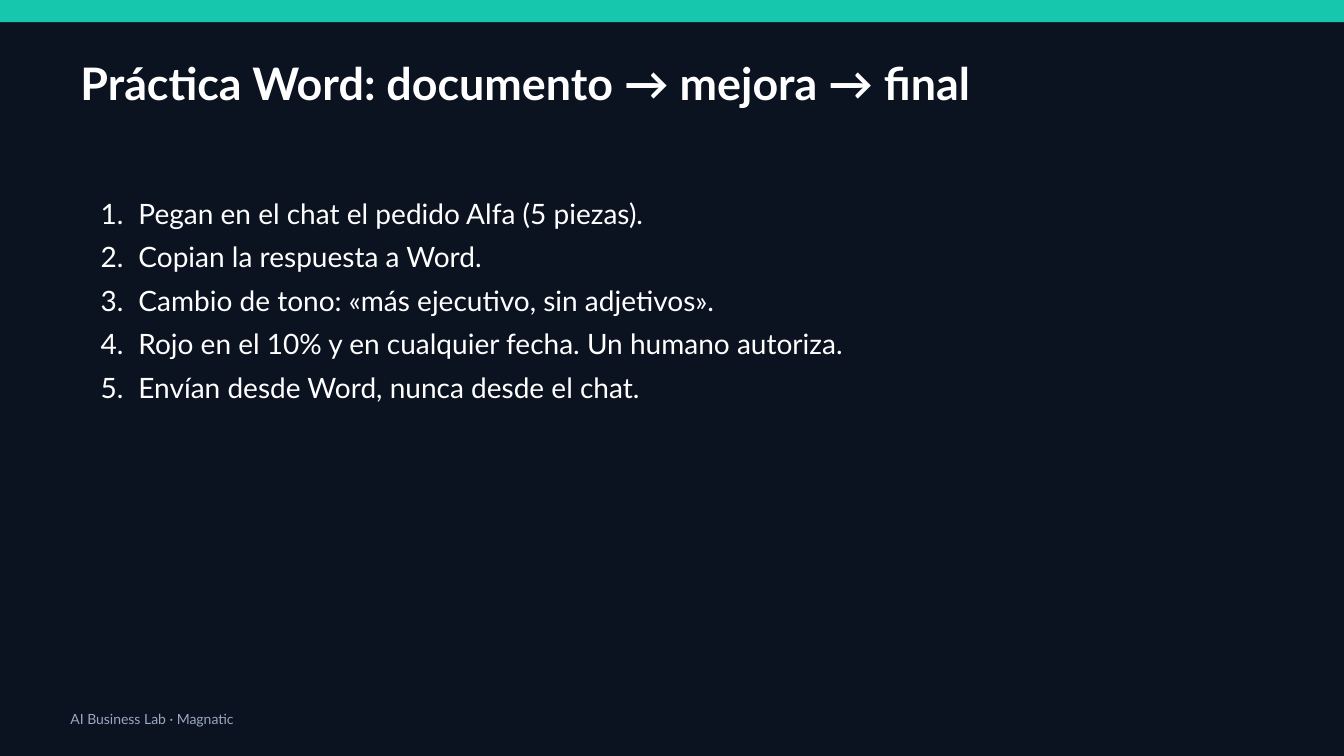
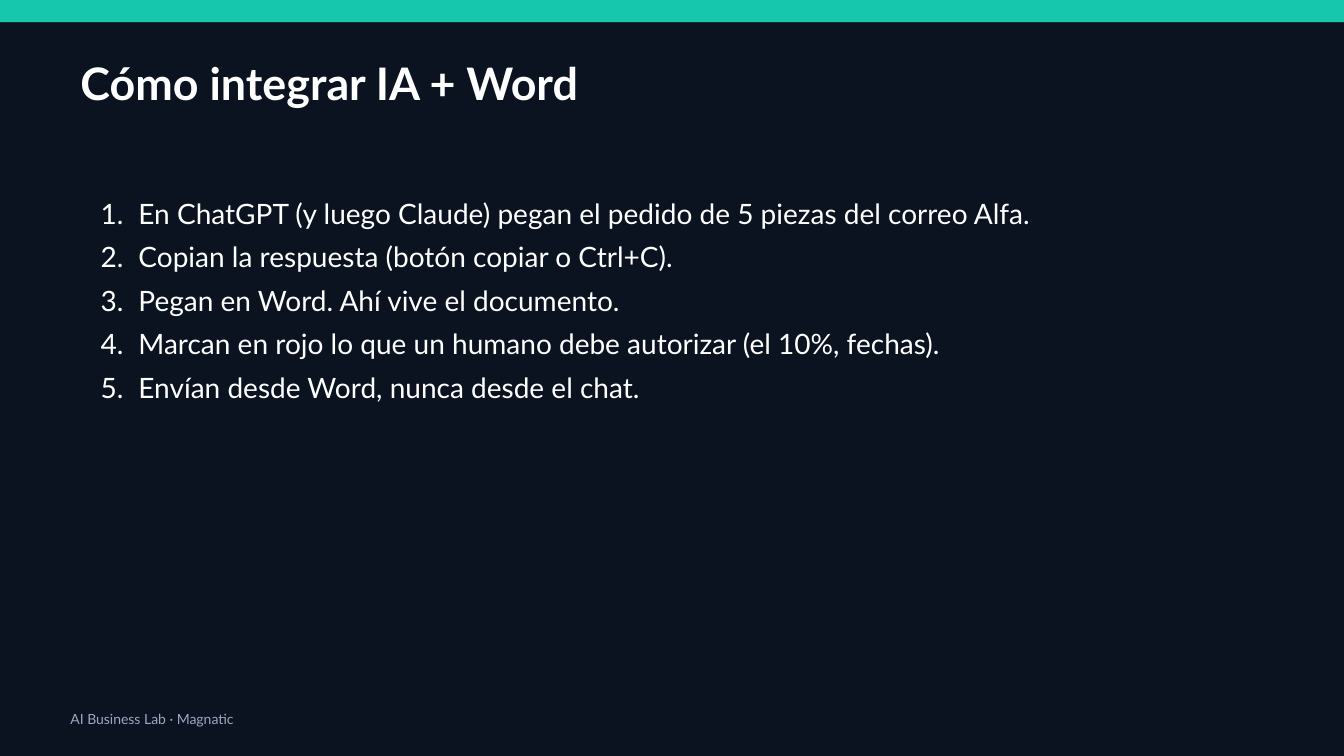
Before and after one commit to xander0408/CURSOS, a slide deck: slide 35 of AI-Business-Lab-Presentacion.pptx (slide 32 before the commit). Drawn at 1344x756 pixels with LibreOffice and Linux fonts; fonts in the diff are those of the drawing. Boxes give left, top, right and bottom in pixels: in the first picture for what was removed or moved away, otherwise in the second. Text is boxed around its words. In the diff, an @@ line names an element or a change of style, - is before the commit and + after.

```diff
--- a/AI-Business-Lab-Presentacion.pptx
+++ b/AI-Business-Lab-Presentacion.pptx
@@ text at [80,66,578,108]: text changed @@
-Práctica Word: documento → mejora → final
+Cómo integrar IA + Word
@@ text at [138,202,1030,359]: text changed @@
-1. Pegan en el chat el pedido Alfa (5 piezas).
-2. Copian la respuesta a Word.
-3. Cambio de tono: «más ejecutivo, sin adjetivos».
-4. Rojo en el 10% y en cualquier fecha. Un humano autoriza.
+1. En ChatGPT (y luego Claude) pegan el pedido de 5 piezas del correo Alfa.
+2. Copian la respuesta (botón copiar o Ctrl+C).
+3. Pegan en Word. Ahí vive el documento.
+4. Marcan en rojo lo que un humano debe autorizar (el 10%, fechas).
```
Also in this commit, not shown: 37 other slides changed, 10 slides added, 14 slides removed, 1 other file.
